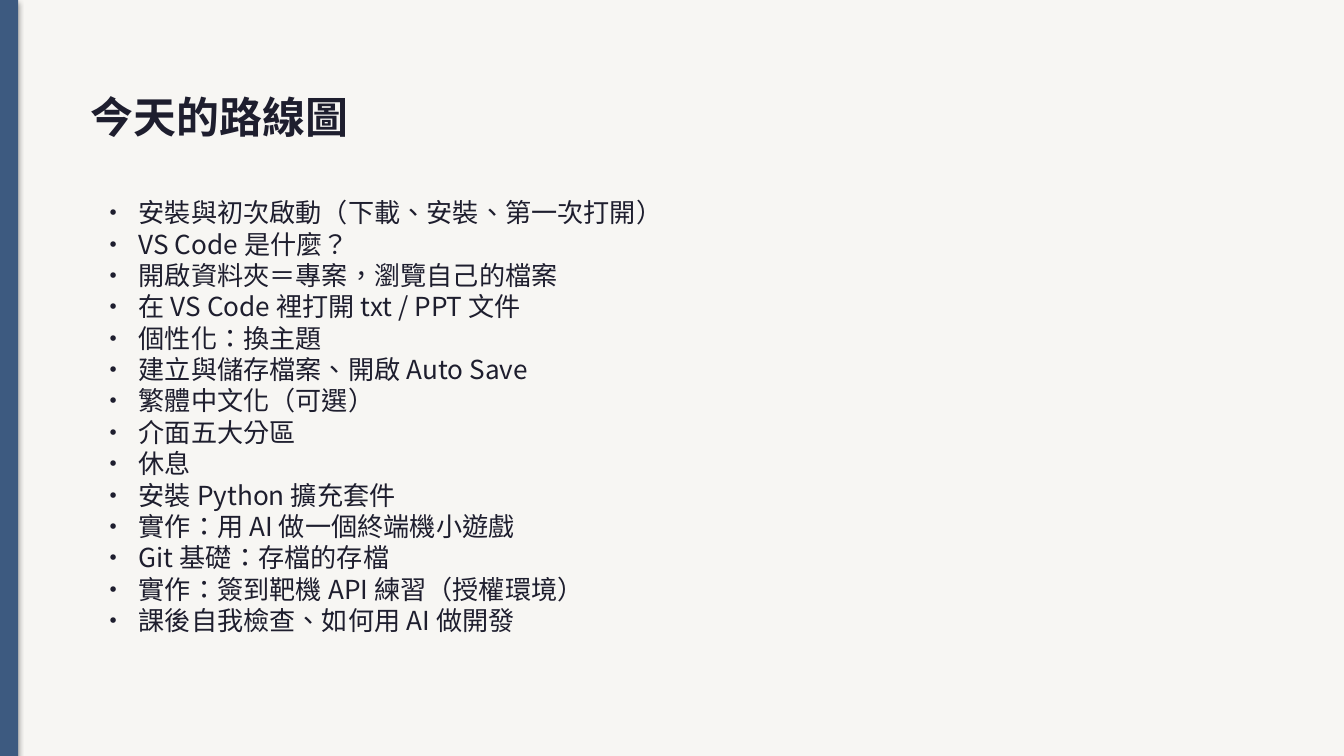
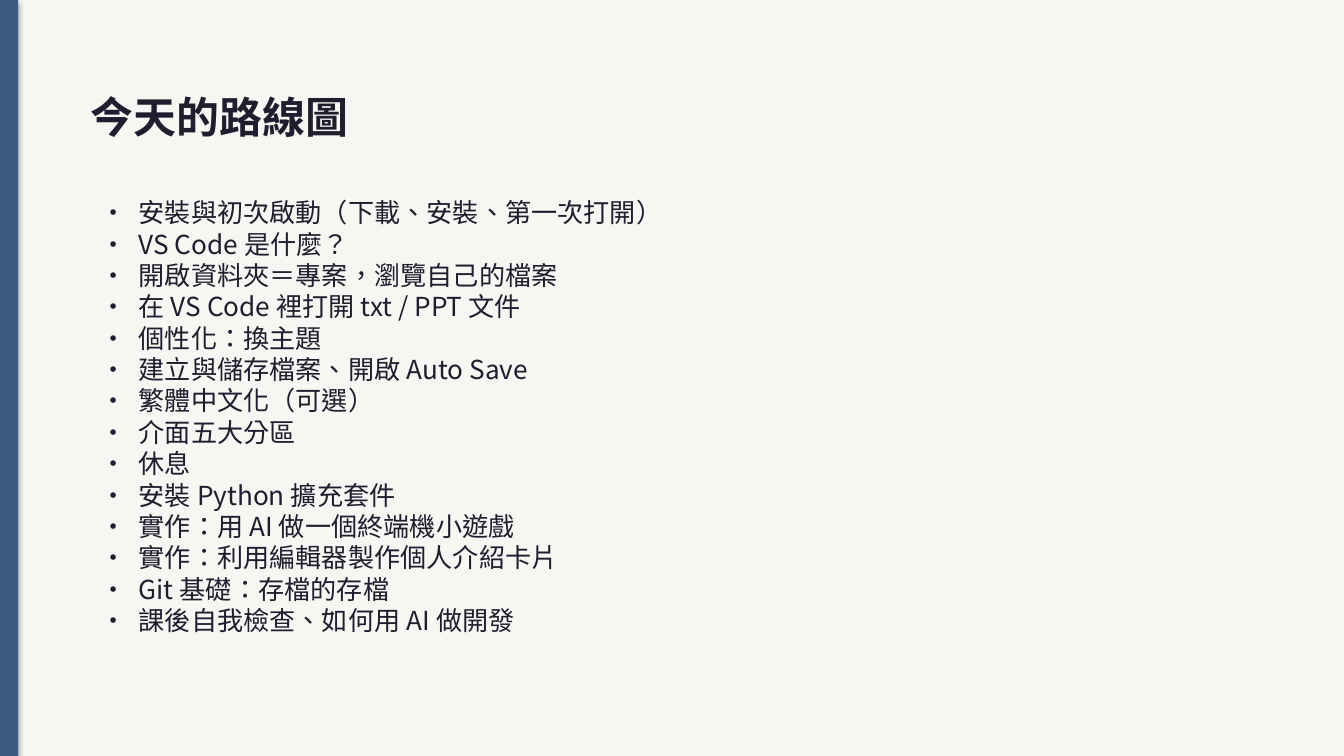
Before and after one commit to bobhsu408/vscode, a slide deck: slide 2 of jo6bj03284504t_6g4a83.pptx. Drawn at 1344x756 pixels with LibreOffice and Linux fonts; fonts in the diff are those of the drawing. Boxes give left, top, right and bottom in pixels: in the first picture for what was removed or moved away, otherwise in the second. Text is boxed around its words. In the diff, an @@ line names an element or a change of style, - is before the commit and + after.

```diff
--- a/jo6bj03284504t_6g4a83.pptx
+++ b/jo6bj03284504t_6g4a83.pptx
@@ text at (139, 545, 558, 569): paragraph added @@
+• 實作：利用編輯器製作個人介紹卡片
@@ text at (139, 576, 583, 602): paragraph removed @@
-• 實作：簽到靶機 API 練習（授權環境）
```
Also in this commit, not shown: 1 other slide changed, 1 other file.
